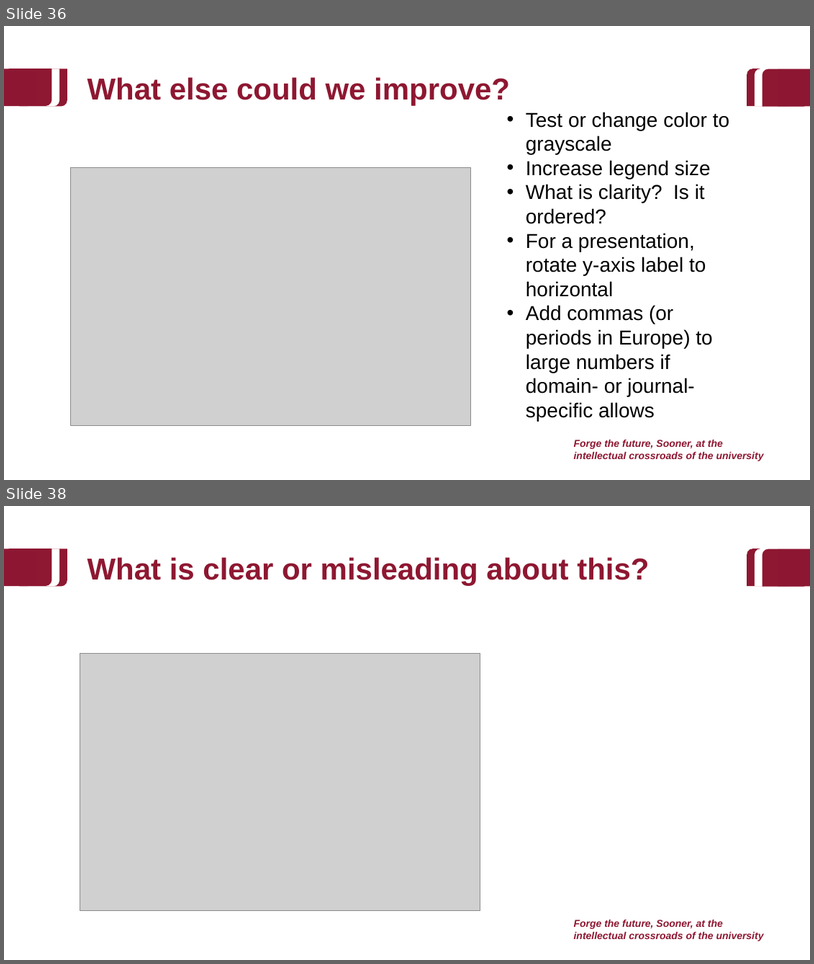
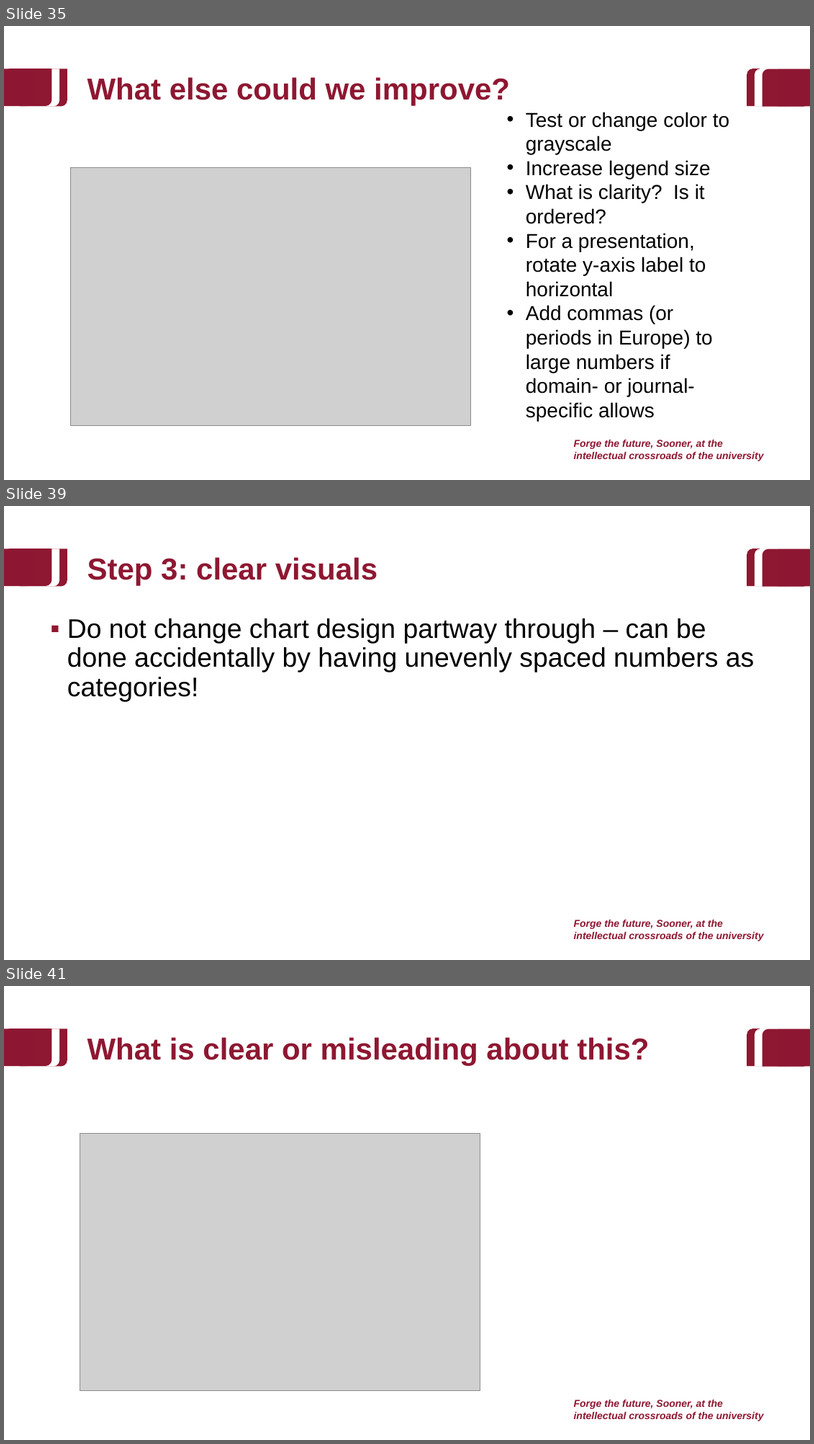
Before and after one commit to baeolophus/2025_data_viz_research, a slide deck: activities.pptx. Shown one above the other, each under a label of ours: slides 36 and 38 before the commit, slides 35, 39 and 41 after it; the slides between them are not shown. The pictures are 814x964 and 814x1444 pixels, drawn with LibreOffice and Linux fonts; fonts in the diff are those of the drawing; grey boxes stand for pictures; background and template pictures are left out. Boxes give left, top, right and bottom in pixels: in the first picture for what was removed or moved away, otherwise in the second. Text is boxed around its words. In the diff, an @@ line names an element or a change of style, - is before the commit and + after.

```diff
--- a/activities.pptx
+++ b/activities.pptx
@@ slide 39 added at [4,506,810,960], background #FFFFFF; not listed: 9 template elements that a slide beside it also shows @@
@@ title added at [88,557,378,585], 36 pt, text #8E1731, bold @@
+Step 3: clear visuals
@@ text added at [67,618,754,701], 32 pt, text #000000 @@
+▪ Do not change chart design partway through – can be done accidentally by having unevenly spaced numbers as categories!
@@ what was slide 36 is now slide 35 @@
@@ what was slide 38 is now slide 41 @@
```
Also in this commit, not shown: 16 slides changed, 4 other slides added, 2 slides removed.
